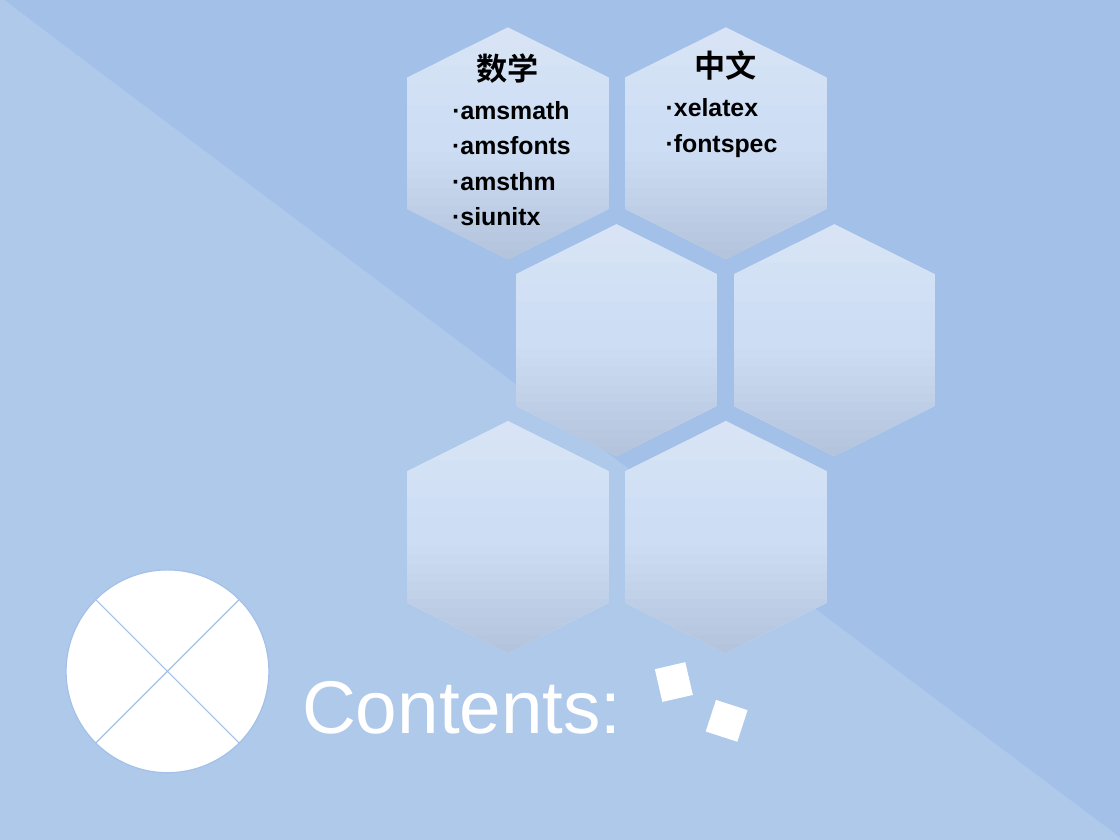
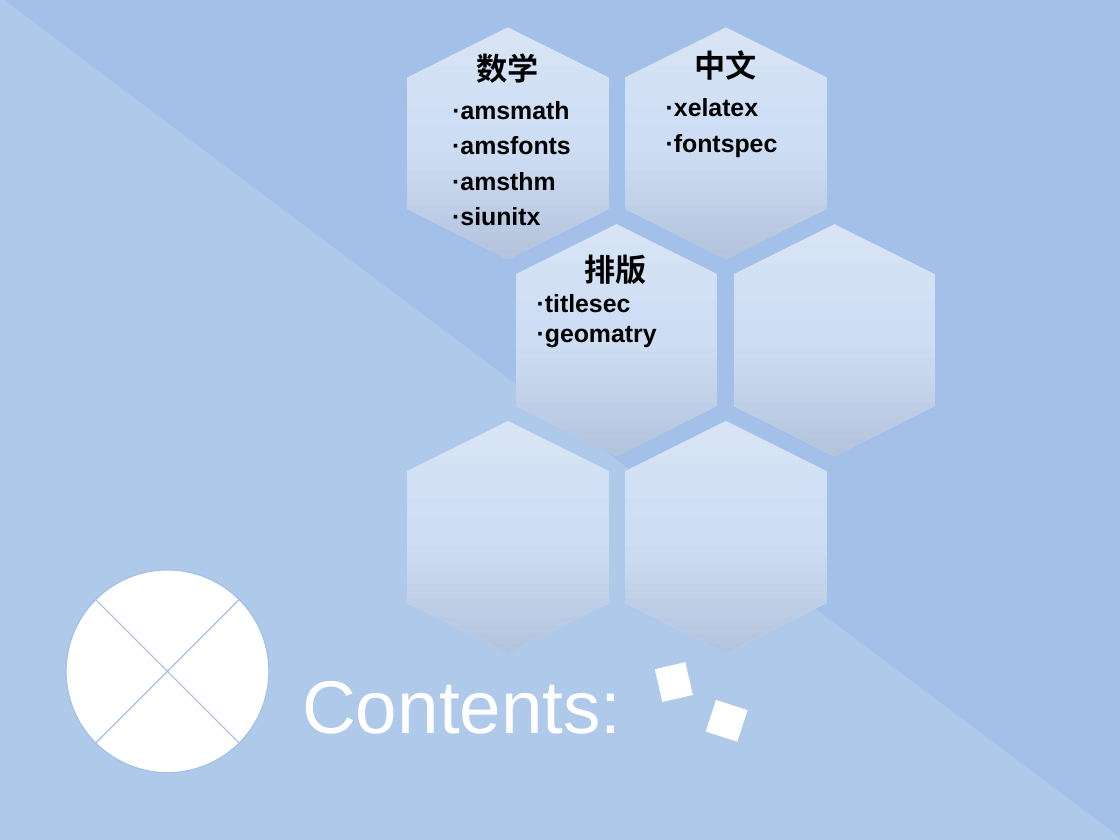
Before and after one commit to eesast/lectures, a slide deck: slide 2 of drafts/latex/常用宏包及其他高阶内容.pptx. Drawn at 1120x840 pixels with LibreOffice and Linux fonts; fonts in the diff are those of the drawing. Boxes give left, top, right and bottom in pixels: in the first picture for what was removed or moved away, otherwise in the second. Text is boxed around its words. In the diff, an @@ line names an element or a change of style, - is before the commit and + after.

```diff
--- a/drafts/latex/常用宏包及其他高阶内容.pptx
+++ b/drafts/latex/常用宏包及其他高阶内容.pptx
@@ text added at [537,254,657,348], 16 pt, text #000000, bold @@
+排版
+·titlesec
+·geomatry
```
Also in this commit, not shown: 3 slides added.
